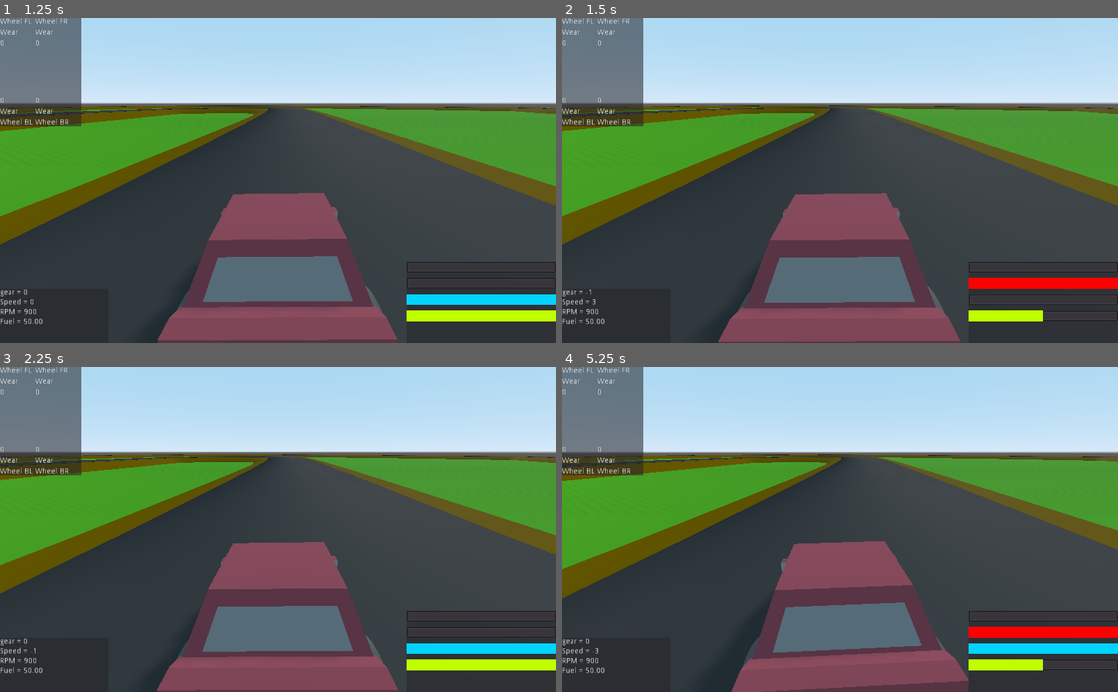
Above: before the commit, frames 1-4 (two rows, left to right).
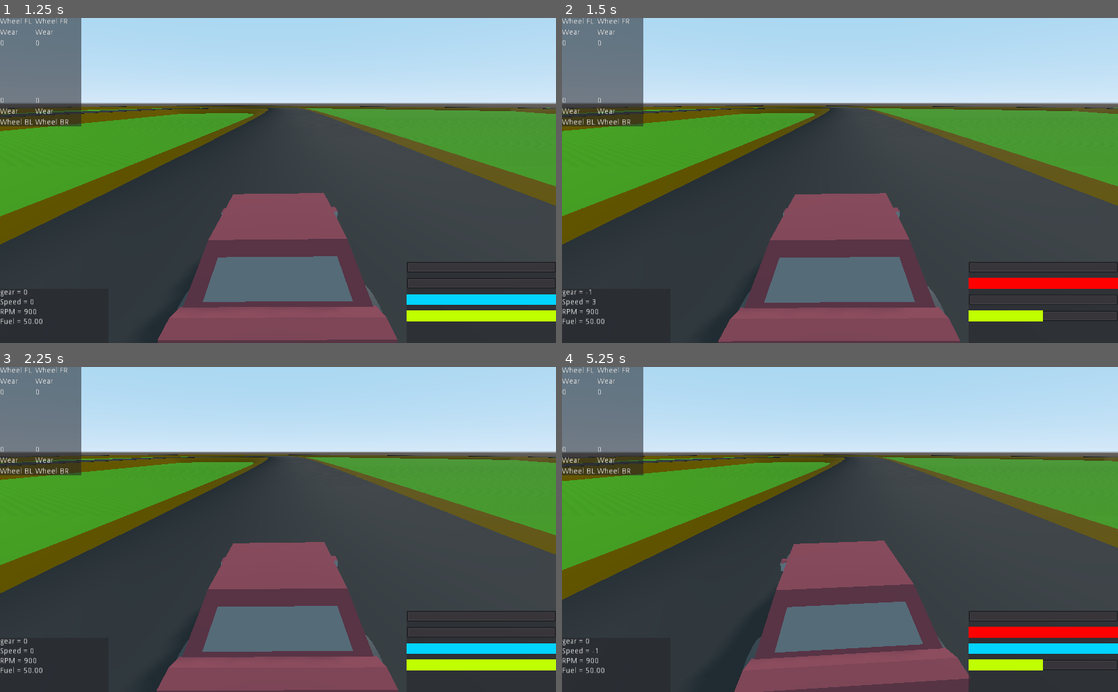
Above: after the commit, the same moments.

Repository: Dechode/Godot-Advanced-Vehicle
Game: Godot game, scene res://levels/world.tscn
Same seed, same stepped clock (60 frames per second), same inputs: the game is played once before the commit and once after it.
Inputs:
- Up to frame 1 (1.25 s): hold Right (SteerRight) from 0.53 s (still down); hold C (Clutch) from 0.53 s (still down)
- Up to frame 2 (1.5 s): release Right (SteerRight) at 1.28 s; release C (Clutch) at 1.28 s; hold Down (Brake) from 1.28 s (still down); tap Up (Throttle) at 1.35 s
- Up to frame 3 (2.25 s): release Down (Brake) at 2.03 s; hold Right (SteerRight) from 2.03 s (still down); hold C (Clutch) from 2.03 s (still down)
- Up to frame 4 (5.25 s): release Right (SteerRight) at 2.78 s; release C (Clutch) at 2.78 s; hold A (ShiftUp) 2.78-3.53 s; tap Up (Throttle) at 2.85, 4.35 s; tap Enter at 3.5 s; hold C (Clutch) 3.53-4.28 s; hold Left (SteerLeft) 3.53-5.03 s; hold Down (Brake) from 5.03 s (still down); hold C (Clutch) from 5.03 s (still down)

Frame 1 is identical in both runs. In frame 2, 0.1% of the frame differs, in the area x 0-100%, y 26-100%; in frame 3, 0.2%; in frame 4, 1.6%.

Commit message:
Add some kick to clutch

Diff:
--- a/scripts/RigidBodyCar.gd
+++ b/scripts/RigidBodyCar.gd
@@ -268,10 +268,9 @@
 	elif drivetype == DRIVE_TYPE.AWD:
 		gearbox_shaft_speed = (avg_front_spin + avg_rear_spin) * 0.5 * gearRatio()
 
-#	var speed_error = engine_angular_vel - gearbox_shaft_speed
-#	var speed_error_scaled = speed_error * AV_2_RPM / max_engine_rpm
-
-	var clutch_torque: float = clutch_friction * (1 - clutch_input)# * (1 - speed_error_scaled)
+	var speed_error = engine_angular_vel - gearbox_shaft_speed
+	var clutch_kick = abs(speed_error) * 0.2
+	var clutch_torque: float = (clutch_friction + clutch_kick) * (1 - clutch_input)# * (1 - speed_error_scaled)
 
 	if engine_angular_vel > gearbox_shaft_speed:
 		clutch_reaction_torque = -clutch_torque
